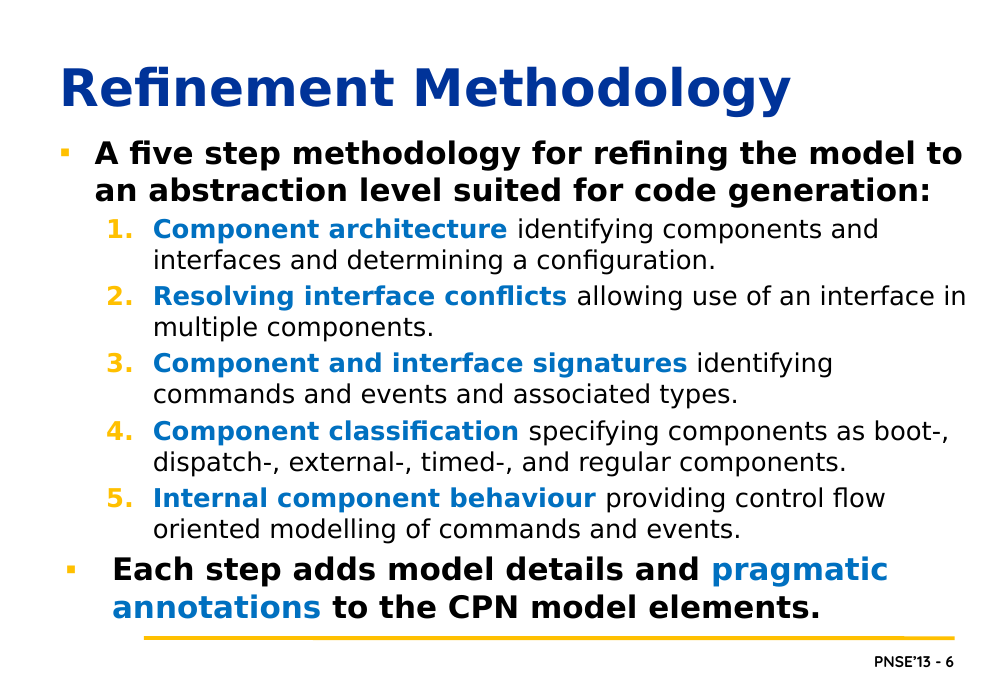
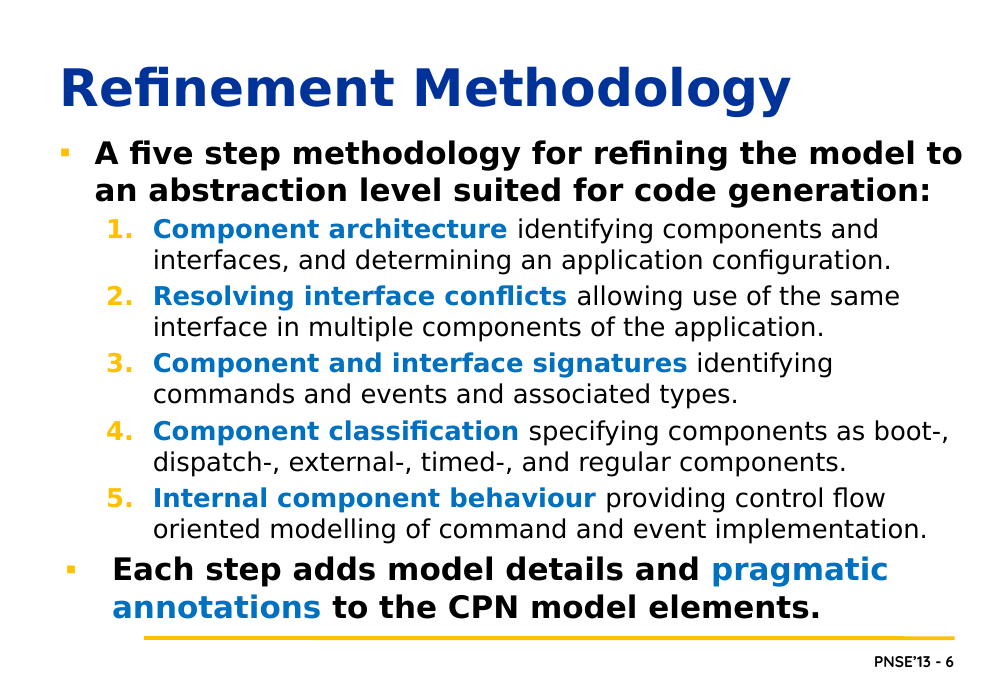
Before and after one commit to lmkr/pnse13roll, a slide deck: slide 6 of LMKPNSE2013.pptx. Drawn at 1008x698 pixels with LibreOffice and Linux fonts; fonts in the diff are those of the drawing; background and template pictures are left out. Boxes give left, top, right and bottom in pixels: in the first picture for what was removed or moved away, otherwise in the second. Text is boxed around its words. In the diff, an @@ line names an element or a change of style, - is before the commit and + after.

```diff
--- a/LMKPNSE2013.pptx
+++ b/LMKPNSE2013.pptx
@@ text at (153,218,901,342): text changed @@
-  1. Component architecture identifying components and interfaces and determining a configuration.
-  2. Resolving interface conflicts allowing use of an interface in multiple components.
+  1. Component architecture identifying components and interfaces, and determining an application configuration.
+  2. Resolving interface conflicts allowing use of the same interface in multiple components of the application.
@@ text at (153,487,928,543): text changed @@
-  5. Internal component behaviour providing control flow oriented modelling of commands and events.
+  5. Internal component behaviour providing control flow oriented modelling of command and event implementation.
```
Also in this commit, not shown: 10 other slides changed, 2 slides added.
